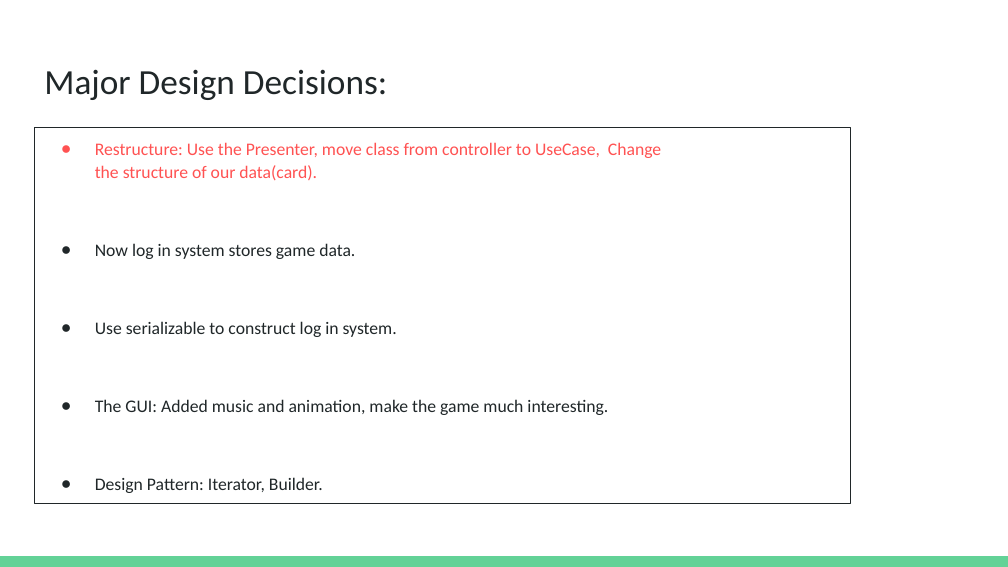
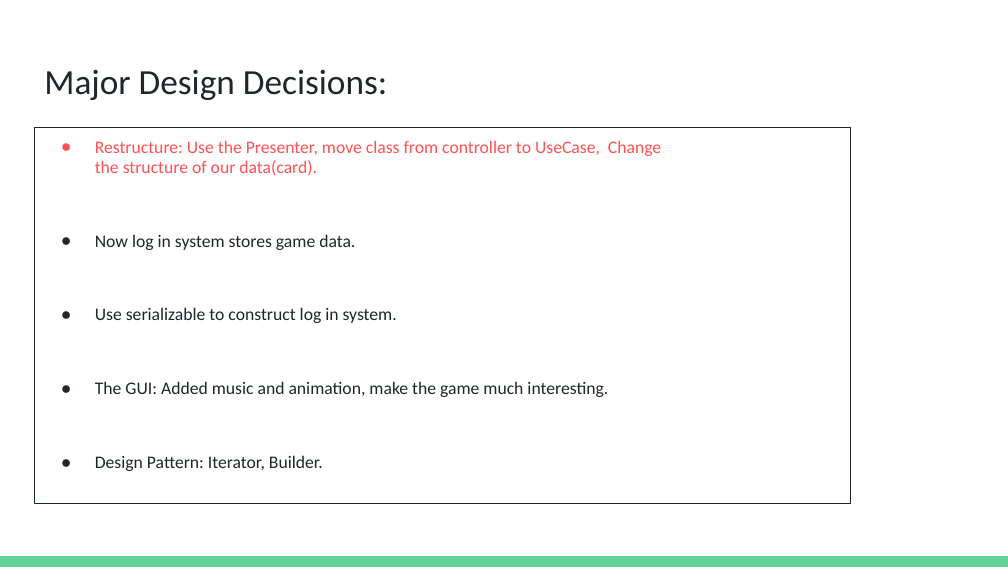
Before and after one commit to CSC207-UofT/course-project-bugwatcher_group036, a slide deck: slide 8 of phase2/207 phase 2.pptx (slide 7 before the commit). Drawn at 1008x567 pixels with LibreOffice and Linux fonts; fonts in the diff are those of the drawing. Boxes give left, top, right and bottom in pixels: in the first picture for what was removed or moved away, otherwise in the second. Text is boxed around its words. In the diff, an @@ line names an element or a change of style, - is before the commit and + after.

```diff
--- a/phase2/207 phase 2.pptx
+++ b/phase2/207 phase 2.pptx
@@ text "Restructure: Use the Presenter, move ..." at (34, 127, 850, 504): line spacing 1.05 to 0.95 @@
```
Also in this commit, not shown: 4 other slides changed, 1 other file.
